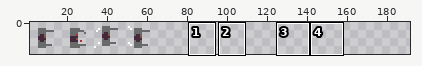
File history of a sprite sheet, public/assets/enemy.png. Above, an overview of the earlier version with the close-up marked.
Close-up. Before the commit:
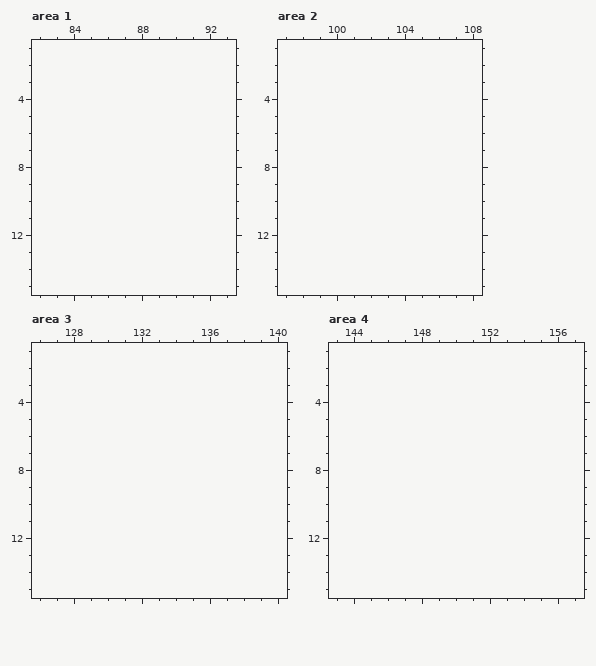
The file is 64x16 pixels. Shown: area 1: x 82..93, y 1..15; area 2: x 97..108, y 1..15; area 3: x 126..140, y 1..15; area 4: x 143..157, y 1..15. The old version is drawn lined up with the new one, on the new canvas. The wide view leaves out empty margins. The commit also changed other parts of the picture, which this record leaves out.
Now the later version:
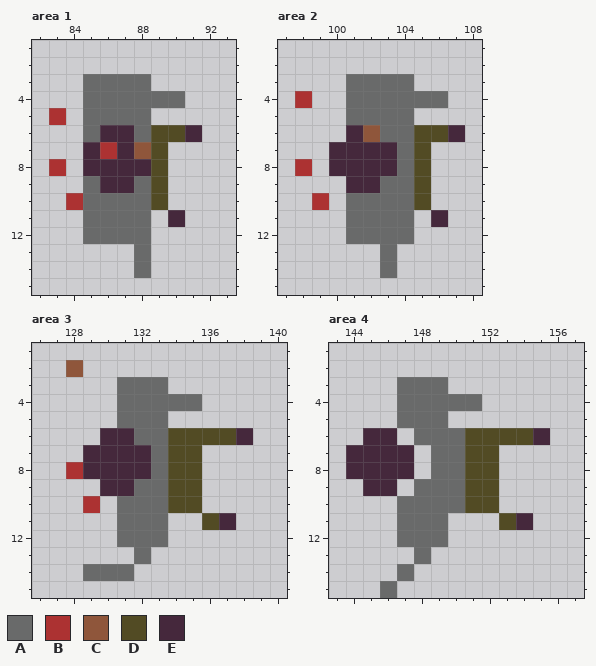
Palette (. is transparent): A #696a6a  B #ac3232  C #8f563b  D #524b24  E #45283c
Edits made:
canvas 64x16 -> 192x16
Changed rows in their new state; - is an unchanged pixel.
Area 1:
first column x 83:
 3 --AAAA---
 4 --AAAAAA-
 5 B-AAAA---
 6 --AEEADDE
 7 --EBECD--
 8 B-EEEED--
 9 --AEEAD--
10 -BAAAAD--
11 --AAAA-E-
12 --AAAA---
13 -----A---
14 -----A---
Area 2:
first column x 98:
 3 ---AAAA---
 4 B--AAAAAA-
 5 ---AAAA---
 6 ---ECAADDE
 7 --EEEEAD--
 8 B-EEEEAD--
 9 ---EEAAD--
10 -B-AAAAD--
11 ---AAAA-E-
12 ---AAAA---
13 -----A----
14 -----A----
Area 3:
first column x 128:
 2 C----------
 3 ---AAA-----
 4 ---AAAAA---
 5 ---AAA-----
 6 --EEAADDDDE
 7 -EEEEADD---
 8 BEEEEADD---
 9 --EEAADD---
10 -B-AAADD---
11 ---AAA--DE-
12 ---AAA-----
13 ----A------
14 -AAA-------
Area 4:
first column x 144:
 3 ---AAA------
 4 ---AAAAA----
 5 ---AAA------
 6 -EE-AAADDDDE
 7 EEEE-AADD---
 8 EEEE-AADD---
 9 -EE-AAADD---
10 ---AAAADD---
11 ---AAA---DE-
12 ---AAA------
13 ----A-------
14 ---A--------
15 --A---------
